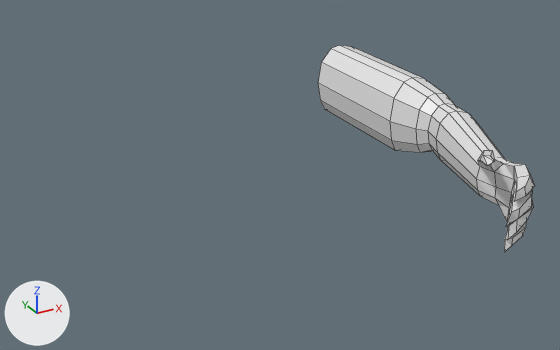
Renders of the Blender file Game/Assets/Models/wolfhands.blend from each side of a commit.
Rendered twice from a camera (50 mm lens) standing at (-9.02, -17.03, 7.18) and looking at (-0.57, -1.65, -0.51). Arrows for +X, +Y and +Z are at lower left; the lights stay in place. Mesh edges are drawn as thin lines.
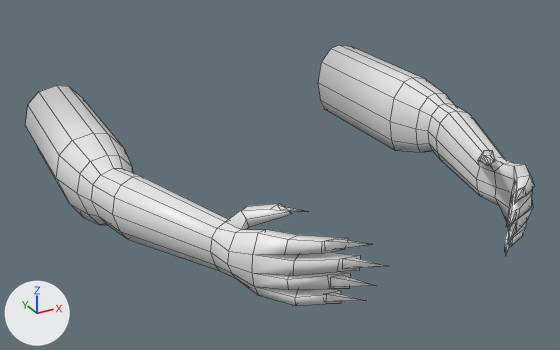
Boxes [x1, y1, x2, y2] around the edits, measured in the pictures (560 x 350 px):
```json
{"object": "Cube", "change": "reshaped, modifiers changed", "before": [318, 45, 535, 252], "after": [26, 45, 535, 306], "on screen": "134% wider, 26% taller"}
{"part": 1, "of": "me_cube", "change": "built on", "before": [477, 150, 508, 222], "after": [226, 150, 523, 302]}
{"part": 2, "of": "me_cube", "change": "shading changed", "before": [318, 45, 535, 252], "after": [26, 45, 535, 306]}
```

Edits to the scene script, one JSON object a line:
```json
{"op": "add", "block": "mat_nails", "code": ["mat_nails = principled_material('Nails')", "mat_nails.base_color = (0.8, 0.8, 0.8)  # white #e7e7e7"]}
{"block": "me_cube", "where": "# used by ob_cube; location = (0.0, 0.0, 0.0)"}
{"op": "remove", "block": "me_cube", "code": "me_cube.from_pydata(...)  # 135 vertices, 132 faces; spans x 1.8..5.59, y -6.96..3.68, z -1.37..0.94"}
{"op": "add", "block": "me_cube", "code": "me_cube.from_pydata(...)  # 160 vertices, 152 faces; spans x 1.44..5.59, y -7.32..3.68, z -1.37..0.94"}
{"block": "me_cube", "change": "me_cube part 1"}
{"block": "me_cube", "change": "7 faces are deleted"}
{"block": "me_cube", "change": "25 vertices are added at x 1.44..2.62, y -7.32..-5.24, z -0.85..0.7"}
{"block": "me_cube", "change": "7 new faces join them, mat_material (white #e7e7e7)"}
{"block": "me_cube", "change": "20 new faces join them, mat_nails (white #e7e7e7)"}
{"block": "me_cube", "change": "me_cube part 2: 132 kept faces spanning x 1.8..5.59, y -6.96..3.68, z -1.37..0.94 are now shaded smooth"}
{"op": "add", "block": "me_cube", "code": "me_cube.materials.append(mat_nails)  # white #e7e7e7"}
{"op": "add", "block": "ob_cube", "code": "_m = ob_cube.modifiers.new('Mirror', 'MIRROR')"}
```
